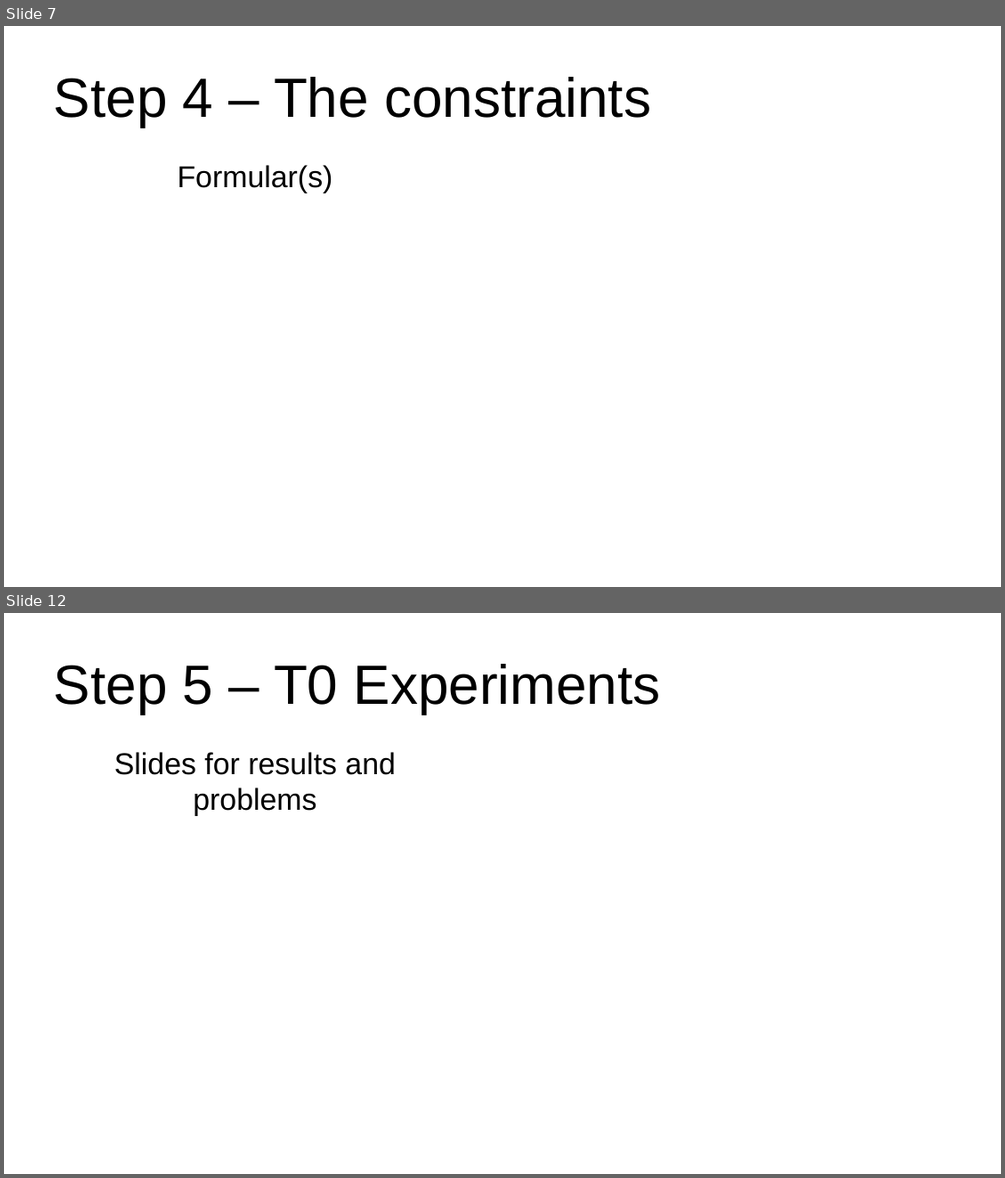
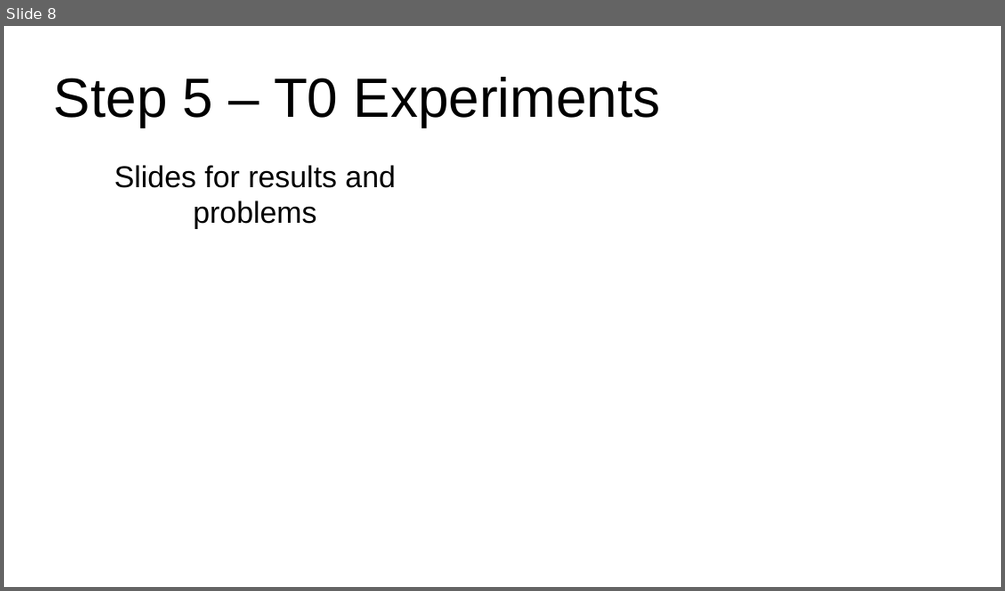
Before and after one commit to BytebenderCoco/kapt_orange_challenge, a slide deck: presentation/sketch.odp. Shown one above the other, each under a label of ours: slides 7 and 12 before the commit, slide 8 after it; the slides between them are not shown. The pictures are 1005x1178 and 1005x591 pixels, drawn with LibreOffice and Linux fonts; fonts in the diff are those of the drawing. Boxes give left, top, right and bottom in pixels: in the first picture for what was removed or moved away, otherwise in the second. Text is boxed around its words. In the diff, an @@ line names an element or a change of style, - is before the commit and + after.

```diff
--- a/presentation/sketch.odp
+++ b/presentation/sketch.odp
@@ slide 7 removed at [4,26,1001,587], background #FFFFFF @@
@@ title removed at [54,77,651,127] @@
-Step 4 – The constraints
@@ subtitle removed at [178,165,333,193] @@
-Formular(s)
@@ what was slide 12 is now slide 8 @@
```
Also in this commit, not shown: 9 slides changed, 3 other slides removed, 1 other file.
